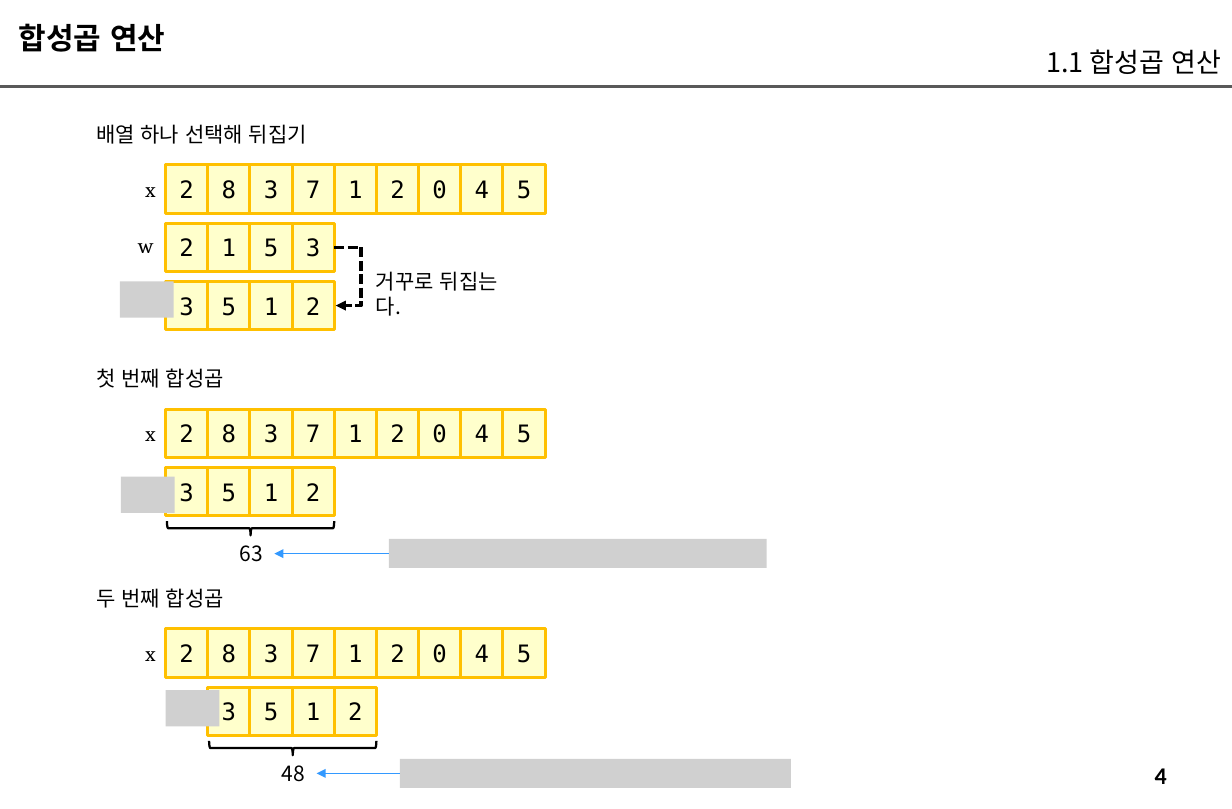
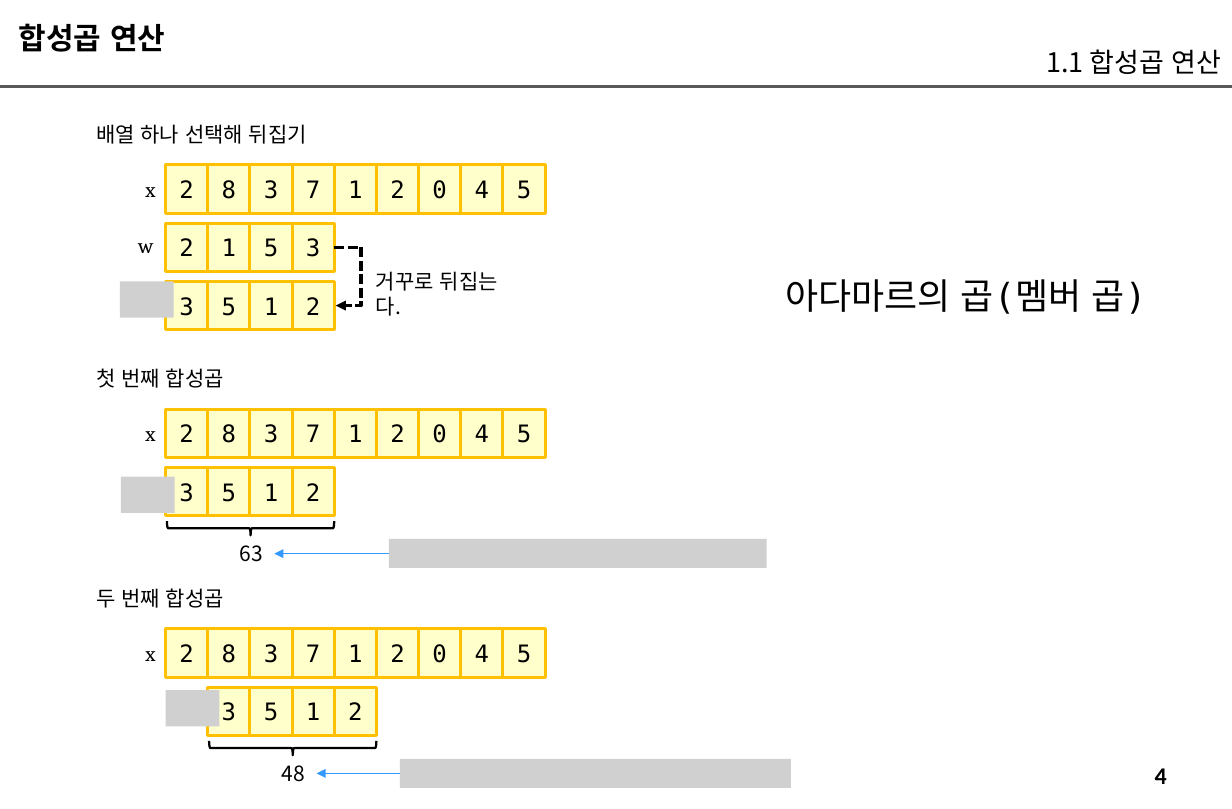
Before and after one commit to imguru-mooc/AI_CNN, a slide deck: slide 4 of 교재_판서_1.pptx. Drawn at 1232x809 pixels with LibreOffice and Linux fonts; fonts in the diff are those of the drawing; grey boxes stand for pictures. Boxes give left, top, right and bottom in pixels: in the first picture for what was removed or moved away, otherwise in the second. Text is boxed around its words. In the diff, an @@ line names an element or a change of style, - is before the commit and + after.

```diff
--- a/교재_판서_1.pptx
+++ b/교재_판서_1.pptx
@@ text added at <box>785,279,1147,314</box>, 24 pt, text #000000 @@
+아다마르의 곱(멤버 곱)
```
Also in this commit, not shown: 24 other slides changed, 2 slides added.
